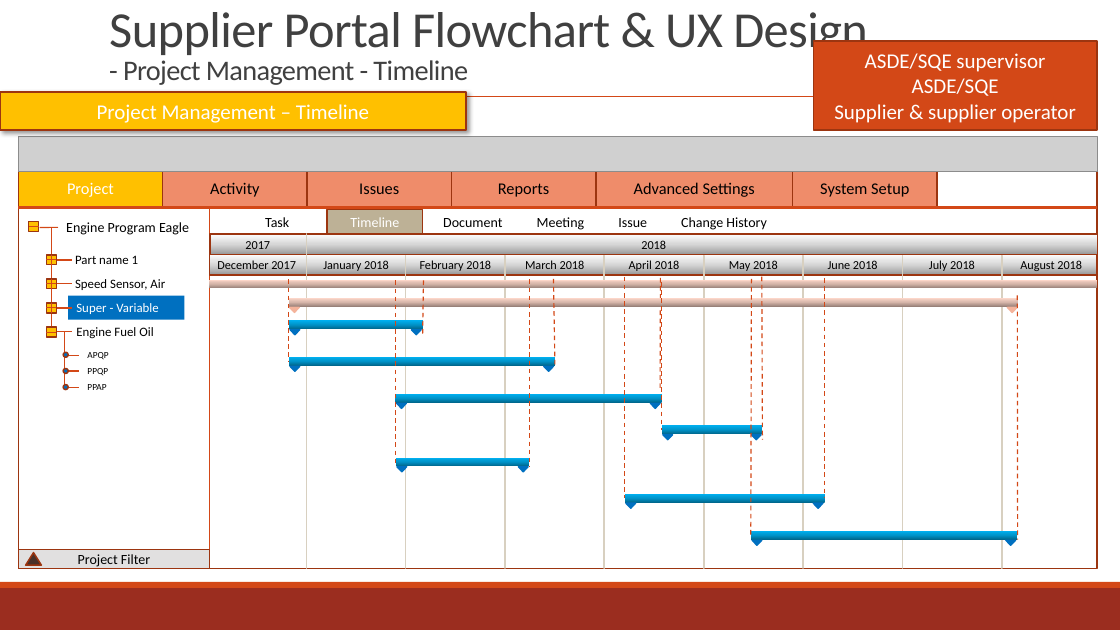
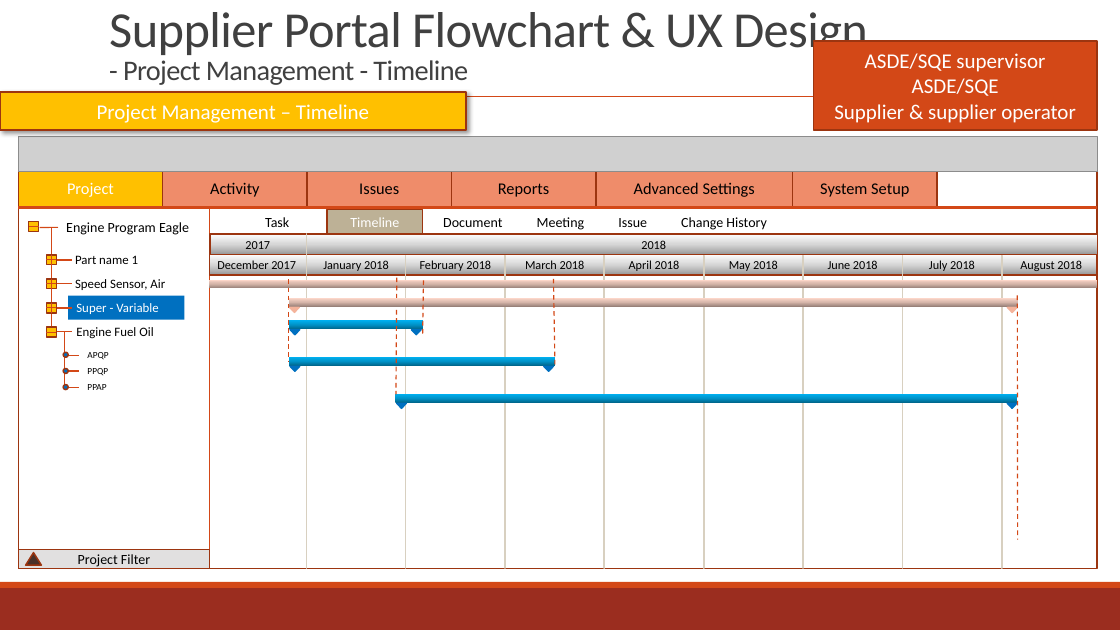
Before and after one commit to zyw9963/YFVE-supplier-portal, a slide deck: slide 134 of projects/YanFeng/02 System Design/User Stories/Flowcharts/Supplier FlowCharts & UX.pptx (slide 133 before the commit). Drawn at 1120x630 pixels with LibreOffice and Linux fonts; fonts in the diff are those of the drawing; grey boxes stand for pictures. Boxes give left, top, right and bottom in pixels: in the first picture for what was removed or moved away, otherwise in the second. Text is boxed around its words. In the diff, an @@ line names an element or a change of style, - is before the commit and + after.

```diff
--- a/projects/YanFeng/02 System Design/User Stories/Flowcharts/Supplier FlowCharts & UX.pptx
+++ b/projects/YanFeng/02 System Design/User Stories/Flowcharts/Supplier FlowCharts & UX.pptx
@@ line moved from (660, 278) - (660, 389) to (397, 277) - (396, 395) @@
@@ line removed from (396, 281) to (396, 466) @@
@@ line removed from (529, 280) to (529, 467) @@
@@ line removed from (625, 276) to (625, 498) @@
@@ line removed from (662, 282) to (662, 430) @@
@@ line removed from (752, 279) to (751, 535) @@
@@ line removed from (762, 276) to (763, 439) @@
@@ line removed from (825, 278) to (825, 498) @@
@@ rectangle: place and size @@
-rectangle at <box>396,394,662,402</box>
+rectangle at <box>396,394,1017,402</box>
@@ flow chart merge: place and size @@
-flow chart merge at <box>650,403,660,408</box>
+flow chart merge at <box>1007,403,1017,408</box>
@@ rectangle removed at <box>662,426,763,434</box> @@
@@ flow chart merge removed at <box>663,435,673,440</box> @@
@@ flow chart merge removed at <box>752,435,762,440</box> @@
@@ rectangle removed at <box>396,458,529,466</box> @@
@@ flow chart merge removed at <box>397,467,408,472</box> @@
@@ flow chart merge removed at <box>518,467,528,472</box> @@
@@ rectangle removed at <box>625,494,825,502</box> @@
@@ flow chart merge removed at <box>626,503,636,508</box> @@
@@ flow chart merge removed at <box>813,503,823,508</box> @@
@@ rectangle removed at <box>751,531,1017,539</box> @@
@@ flow chart merge removed at <box>752,540,762,545</box> @@
@@ flow chart merge removed at <box>1006,540,1016,545</box> @@
```
Also in this commit, not shown: 1 other slide changed, 5 slides added, 1 other file.
